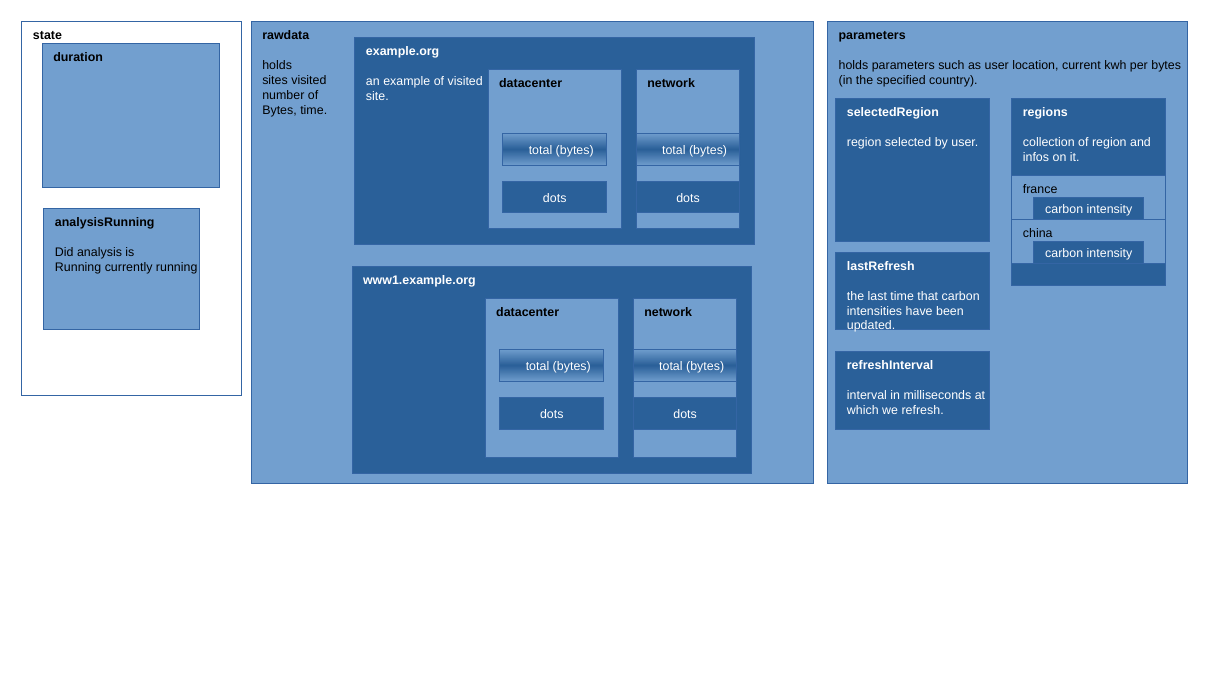
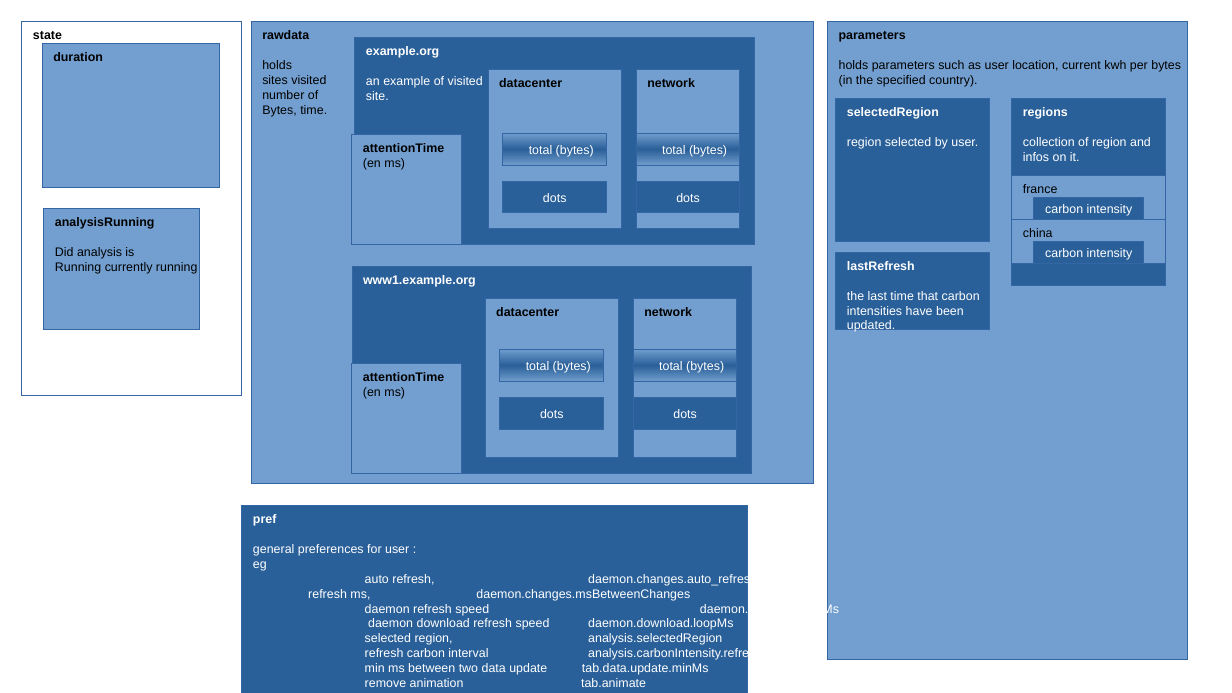
Before and after one commit to AAABBBCCCAAAA/doc, a slide deck: slide 1 of Sans nom 1.odp. Drawn at 1232x693 pixels with LibreOffice and Linux fonts; fonts in the diff are those of the drawing. Boxes give left, top, right and bottom in pixels: in the first picture for what was removed or moved away, otherwise in the second. Text is boxed around its words. In the diff, an @@ line names an element or a change of style, - is before the commit and + after.

```diff
--- a/Sans nom 1.odp
+++ b/Sans nom 1.odp
@@ rectangle "parameters holds parameters such as ...": place and size @@
-rectangle "parameters holds parameters such as ..." at bbox=[828, 22, 1188, 484]
+rectangle "parameters holds parameters such as ..." at bbox=[828, 22, 1188, 661]
@@ rectangle added at bbox=[352, 135, 462, 245], fill #729FCF, outline #3465A4 0 pt, 8 pt, text #000000, bold @@
+attentionTime
+(en ms)
@@ rectangle removed at bbox=[836, 352, 991, 429] @@
-refreshInterval
-interval in milliseconds at
-which we refresh.
@@ rectangle added at bbox=[352, 363, 462, 473], fill #729FCF, outline #3465A4 0 pt, 8 pt, text #000000, bold @@
+attentionTime
+(en ms)
@@ rectangle added at bbox=[243, 506, 749, 693], fill #2A6099, outline #3465A4 0 pt, 8 pt, text #FFFFFF @@
+pref
+general preferences for user :
+eg
+auto refresh, daemon.changes.auto_refresh
+refresh ms, daemon.changes.msBetweenChanges
+daemon refresh speed daemon.changes.loopMs
+daemon download refresh speed daemon.download.loopMs
+selected region, analysis.selectedRegion
+refresh carbon interval analysis.carbonIntensity.refreshMs
+min ms between two data update tab.data.update.minMs
+remove animation tab.animate
+show debug info debug
```
Also in this commit, not shown: 1 other file.
